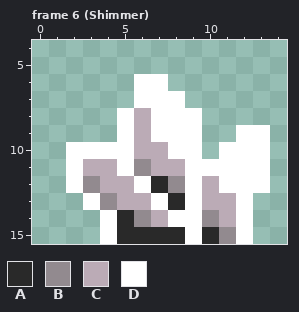
File history of a pixel-art file, Assets/Sprites/crystals.aseprite. The picture above is the old version.
16x16 pixels, 6 frames. Shown: frame 6 (Shimmer): x 0..14, y 4..15. The commit also changed other frames, which this record leaves out.
Palette (. is transparent): A #292929  B #928a8f  C #bbabb6  D #ffffff
Pixels before, frame 6 (Shimmer), first column x 2:
 6 ....DD......
 7 ....DDD.....
 8 ...DCDDD....
 9 ...DCDDD..DD
10 DDDDCCDD.DDD
11 DCCDBCCDDDDD
12 DBCCDABDCDDD
13 .DBCCDADCCD.
14 ..DABCDDBCD.
15 ..DAAAADABD.
After:
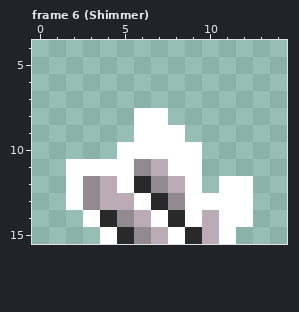
Changes in this commit:
Changed rows in their new state; - is an unchanged pixel.
Frame 6 (Shimmer):
first column x 2:
 6 ----..------
 7 ----...-----
 8 ---.D-..----
 9 ---.D--.--..
10 ...-DD---...
11 -DD---D-....
12 ---DABC-.--.
13 DBC-DAB-DD--
14 -DABCDA-CD--
15 ----BCDACD.-
